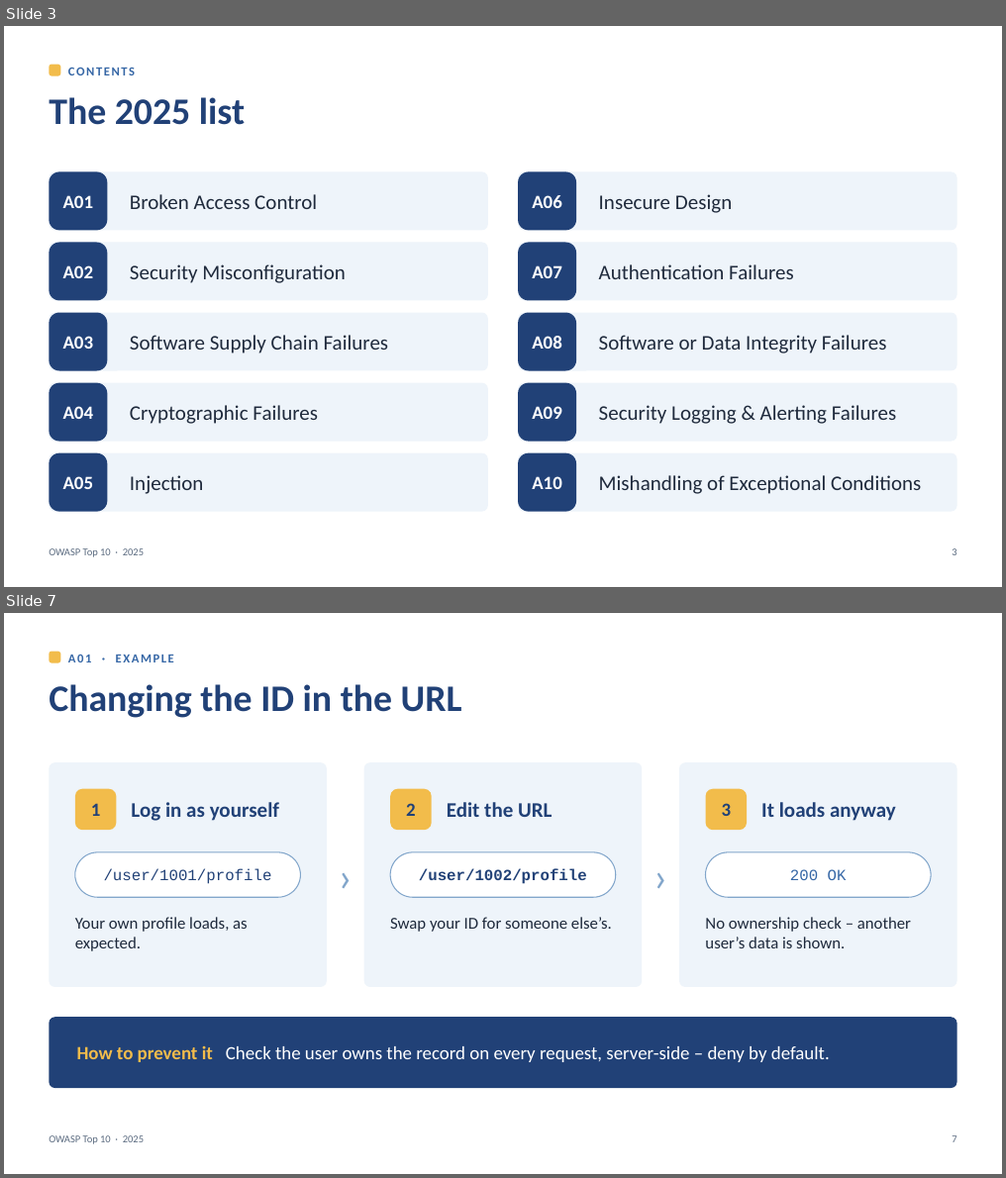
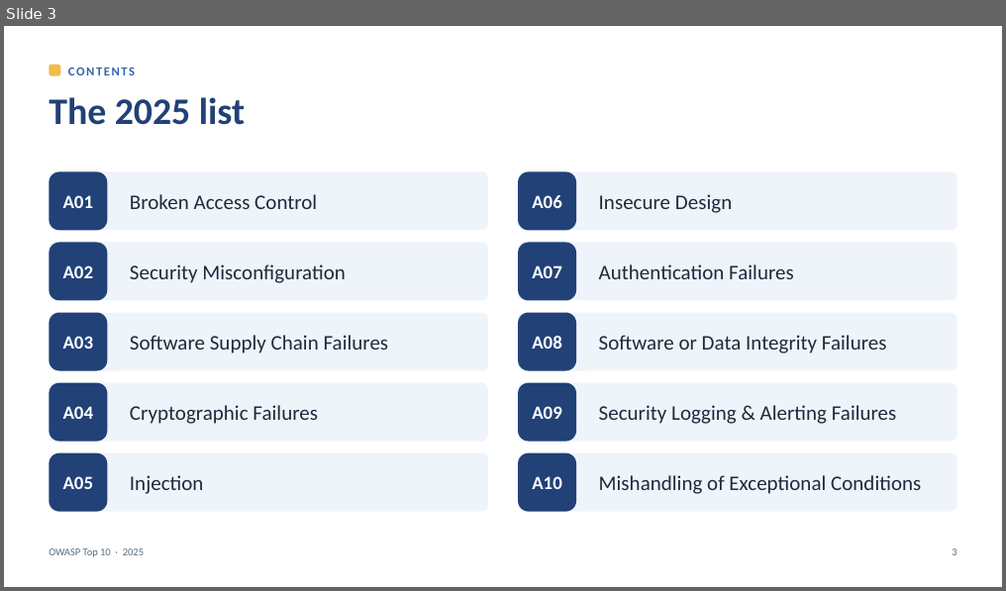
Before and after one commit to AmorZhao-Ghyston/VulnerableSandbox, a slide deck: Lunch-and-learn/OWASP-Top10-2025.pptx. Shown one above the other, each under a label of ours: slides 3 and 7 before the commit, slide 3 after it; the slides between them are not shown. The pictures are 1006x1178 and 1006x591 pixels, drawn with LibreOffice and Linux fonts; fonts in the diff are those of the drawing. Boxes give left, top, right and bottom in pixels: in the first picture for what was removed or moved away, otherwise in the second. Text is boxed around its words. In the diff, an @@ line names an element or a change of style, - is before the commit and + after.

```diff
--- a/Lunch-and-learn/OWASP-Top10-2025.pptx
+++ b/Lunch-and-learn/OWASP-Top10-2025.pptx
@@ slide 7 removed at (x1=4, y1=613, x2=1002, y2=1174), background #FFFFFF @@
@@ rounded rectangle removed at (x1=49, y1=652, x2=60, y2=663) @@
@@ text removed at (x1=68, y1=654, x2=174, y2=663) @@
-A01 · EXAMPLE
@@ text removed at (x1=49, y1=684, x2=462, y2=718) @@
-Changing the ID in the URL
@@ rounded rectangle removed at (x1=49, y1=762, x2=327, y2=987) @@
@@ rounded rectangle removed at (x1=75, y1=789, x2=116, y2=830) @@
-1
@@ text removed at (x1=327, y1=762, x2=364, y2=987) @@
-›
@@ rounded rectangle removed at (x1=364, y1=762, x2=642, y2=987) @@
@@ rounded rectangle removed at (x1=390, y1=789, x2=432, y2=830) @@
-2
@@ text removed at (x1=642, y1=762, x2=679, y2=987) @@
-›
@@ rounded rectangle removed at (x1=679, y1=762, x2=957, y2=987) @@
@@ rounded rectangle removed at (x1=706, y1=789, x2=746, y2=830) @@
-3
@@ text removed at (x1=131, y1=802, x2=279, y2=821) @@
-Log in as yourself
@@ text removed at (x1=447, y1=802, x2=551, y2=817) @@
-Edit the URL
@@ text removed at (x1=761, y1=802, x2=896, y2=821) @@
-It loads anyway
@@ rounded rectangle removed at (x1=75, y1=853, x2=300, y2=897) @@
-/user/1001/profile
@@ rounded rectangle removed at (x1=390, y1=853, x2=616, y2=897) @@
-/user/1002/profile
@@ rounded rectangle removed at (x1=706, y1=853, x2=931, y2=897) @@
-200 OK
@@ text removed at (x1=75, y1=917, x2=248, y2=952) @@
-Your own profile loads, as expected.
@@ text removed at (x1=390, y1=917, x2=612, y2=932) @@
-Swap your ID for someone else’s.
@@ text removed at (x1=705, y1=917, x2=911, y2=949) @@
-No ownership check – another user’s data is shown.
@@ rounded rectangle removed at (x1=49, y1=1017, x2=957, y2=1088) @@
-How to prevent it Check the user owns the record on every request, server-side – deny by default.
@@ text removed at (x1=49, y1=1136, x2=144, y2=1145) @@
-OWASP Top 10 · 2025
@@ text removed at (x1=951, y1=1136, x2=956, y2=1143) @@
-7
```
Also in this commit, not shown: 18 slides changed, 7 other slides removed, 7 other files.
